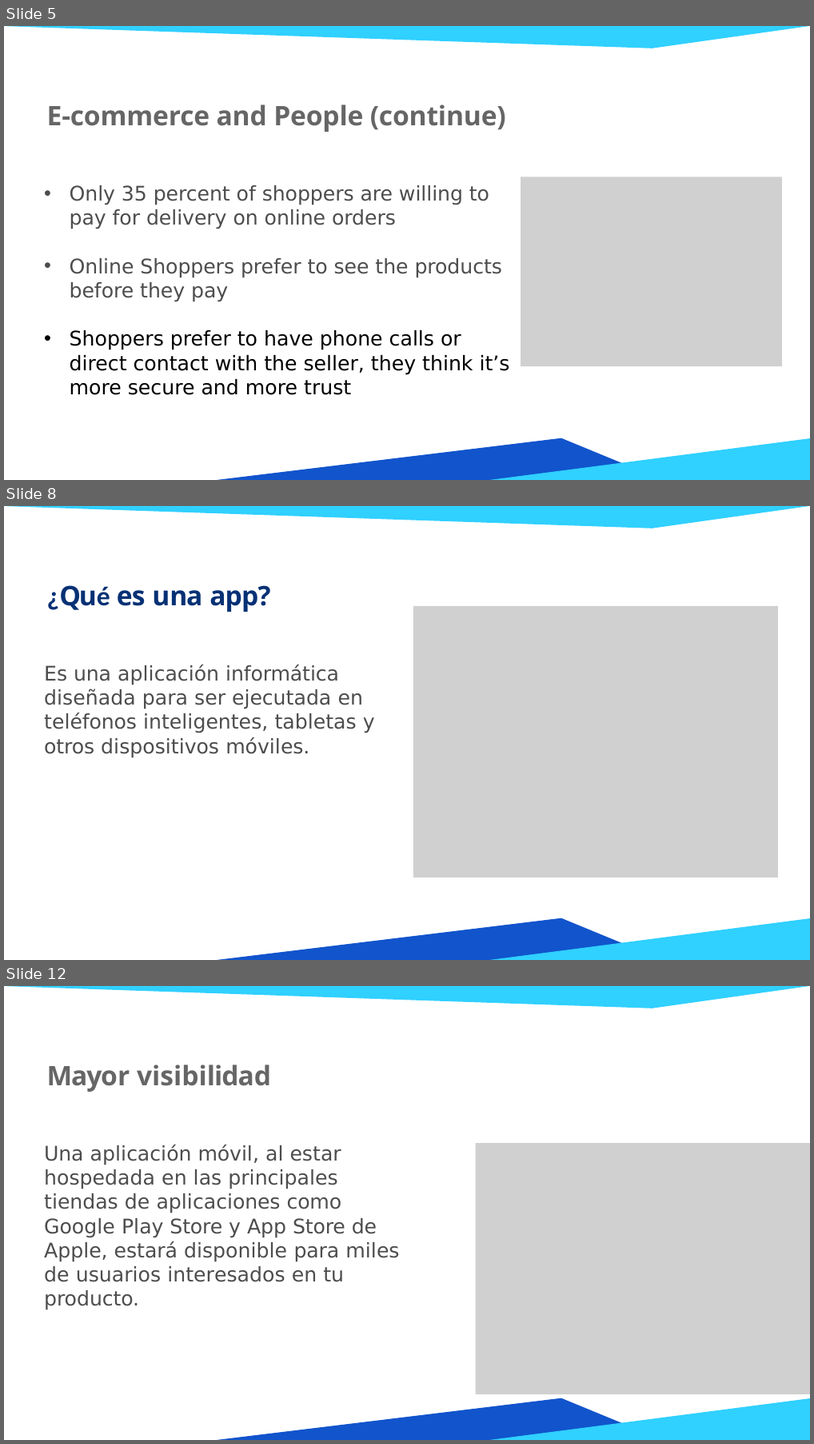
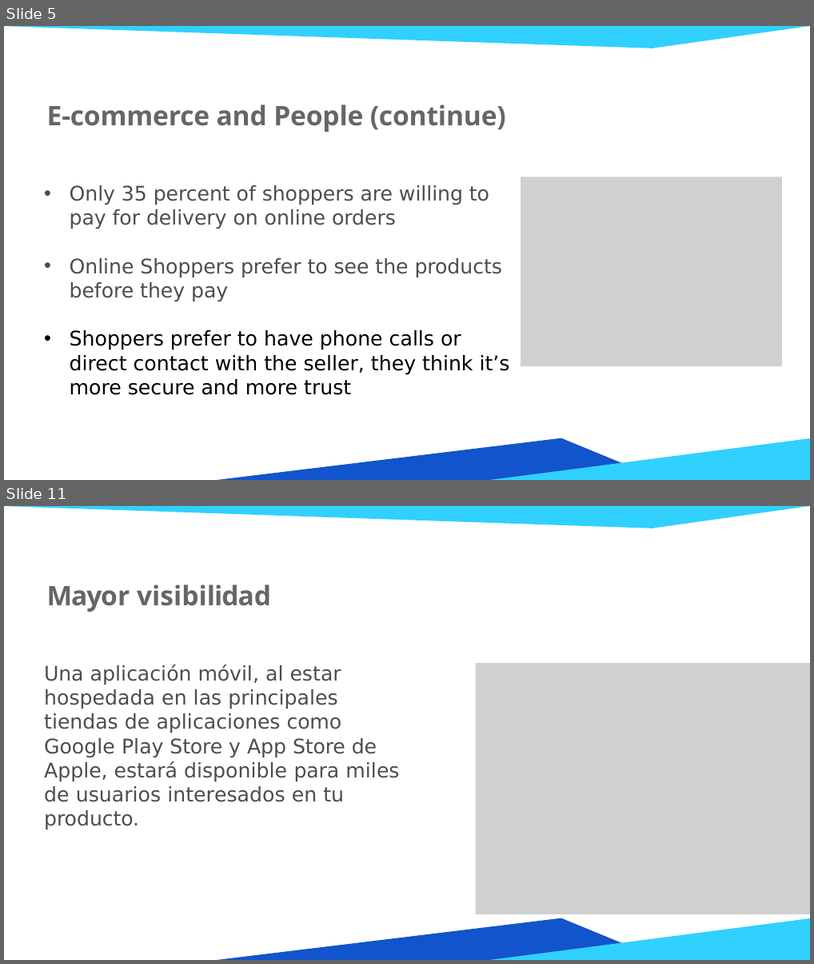
Before and after one commit to HenryHeng91/NU-Fast-Buy-and-Sell-APP, a slide deck: Documentation/NU E-Commerce Slide.pptx. Shown one above the other, each under a label of ours: slides 5, 8 and 12 before the commit, slides 5 and 11 after it; the slides between them are not shown. The pictures are 814x1444 and 814x964 pixels, drawn with LibreOffice and Linux fonts; fonts in the diff are those of the drawing; grey boxes stand for pictures; background and template pictures are left out. Boxes give left, top, right and bottom in pixels: in the first picture for what was removed or moved away, otherwise in the second. Text is boxed around its words. In the diff, an @@ line names an element or a change of style, - is before the commit and + after.

```diff
--- a/Documentation/NU E-Commerce Slide.pptx
+++ b/Documentation/NU E-Commerce Slide.pptx
@@ slide 8 removed at (4, 506, 810, 960), background #FFFFFF; not listed: 3 template elements that a slide beside it also shows @@
@@ title removed at (47, 585, 270, 612) @@
-¿Qué es una app?
@@ picture removed at (414, 606, 778, 878) @@
@@ text removed at (44, 664, 375, 758) @@
-Es una aplicación informática diseñada para ser ejecutada en teléfonos inteligentes, tabletas y otros dispositivos móviles.
@@ what was slide 12 is now slide 11 @@
```
Also in this commit, not shown: 1 slide changed, 4 slides added, 4 other slides removed, 8 other files.
